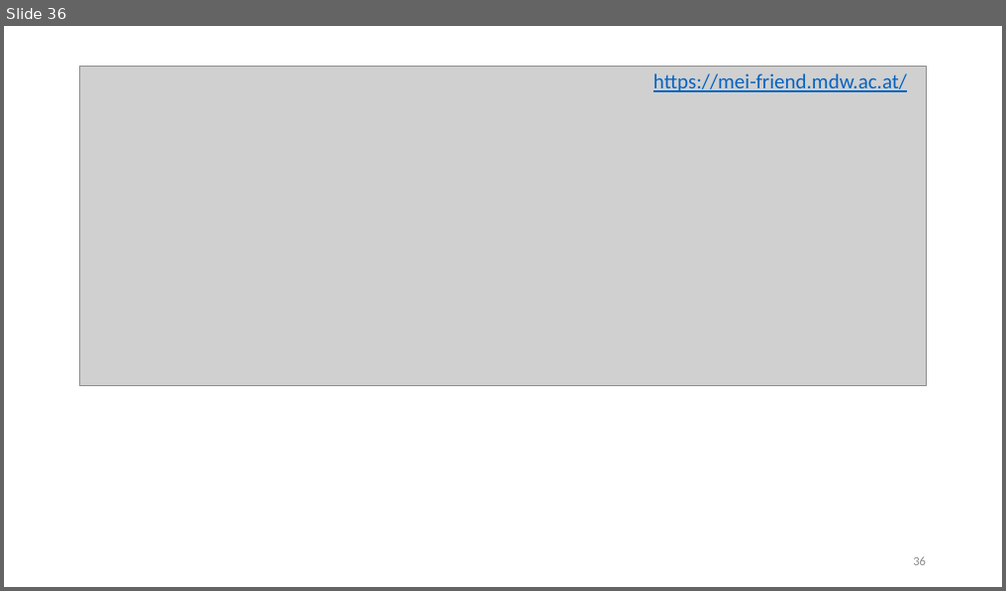
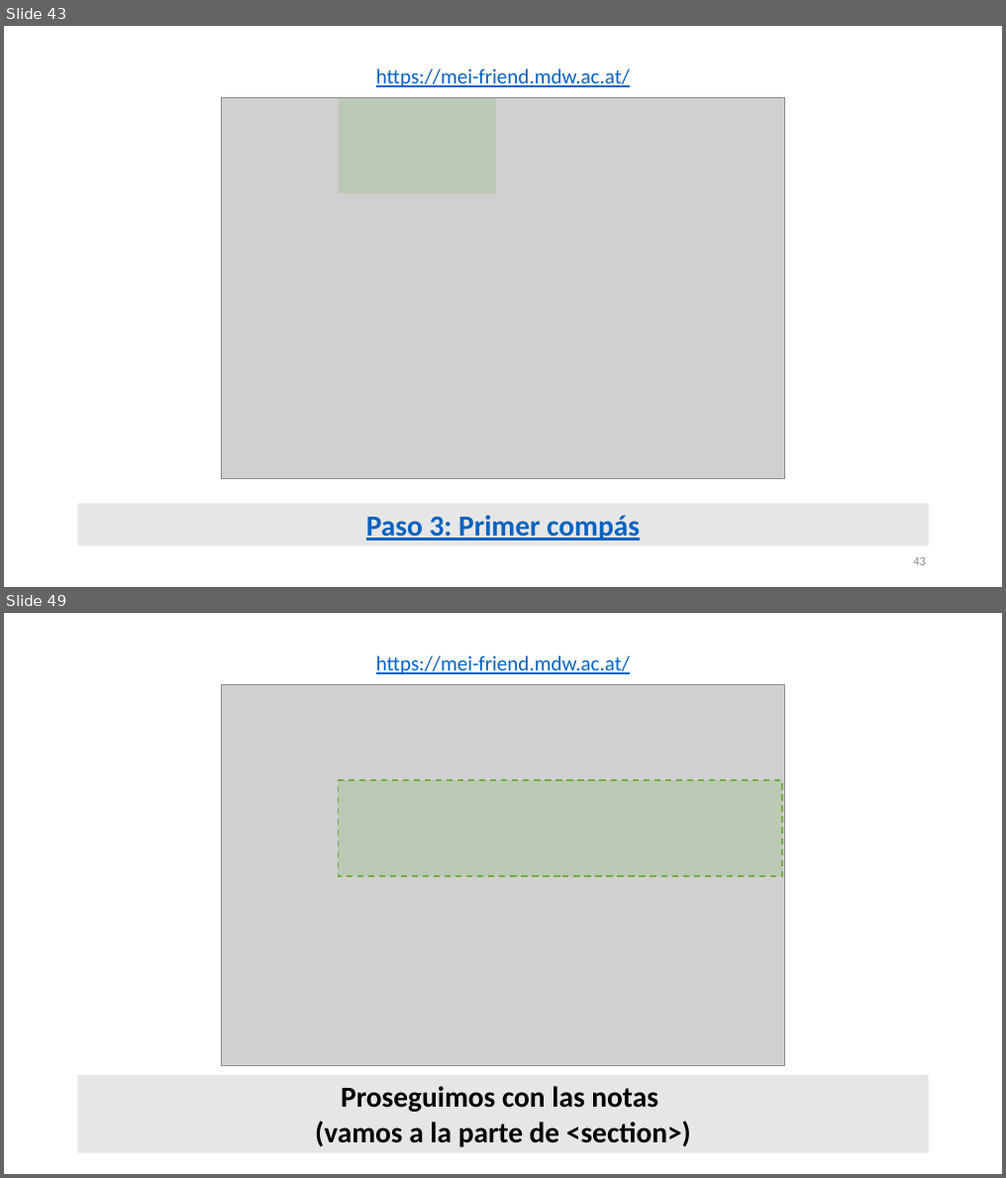
Before and after one commit to martha-thomae/Taller_de_codificacion_en_MEI, a slide deck: Taller_TEI2024_MThomae.pptx. Shown one above the other, each under a label of ours: slide 36 before the commit, slides 43 and 49 after it; the slides between them are not shown. The pictures are 1006x591 and 1006x1178 pixels, drawn with LibreOffice and Linux fonts; fonts in the diff are those of the drawing; grey boxes stand for pictures. Boxes give left, top, right and bottom in pixels: in the first picture for what was removed or moved away, otherwise in the second. Text is boxed around its words. In the diff, an @@ line names an element or a change of style, - is before the commit and + after.

```diff
--- a/Taller_TEI2024_MThomae.pptx
+++ b/Taller_TEI2024_MThomae.pptx
@@ slide 49 added at (4,613,1002,1174), background #FFFFFF @@
@@ text added at (376,656,630,674), 20 pt, text #0563C1, underline @@
+https://mei-friend.mdw.ac.at/
@@ picture added at (221,685,785,1065) @@
@@ rectangle added at (338,780,782,876), fill #70AD47 at 20% opacity, outline #70AD47 1.5 pt dashed @@
@@ rectangle added at (77,1075,929,1154), fill #E7E6E6, 28 pt, text #000000, bold @@
+Proseguimos con las notas
+(vamos a la parte de <section>)
@@ what was slide 36 is now slide 43 @@
@@ slide 43 changed as well @@
@@ text "https://mei-friend.mdw.ac.at/": place and size @@
-text "https://mei-friend.mdw.ac.at/" at (653,74,907,92)
+text "https://mei-friend.mdw.ac.at/" at (376,69,630,87)
@@ picture: place and size @@
-picture at (80,67,927,386)
+picture at (221,98,785,478)
@@ rectangle added at (338,98,496,193), fill #70AD47 at 20% opacity @@
@@ rectangle added at (77,503,929,547), fill #E7E6E6, 28 pt, text #0563C1, bold, underline @@
+Paso 3: Primer compás
@@ page number at (913,558,926,566): text changed @@
-36
+43
```
Also in this commit, not shown: 6 other slides changed, 26 other slides added, 1 slide removed.
